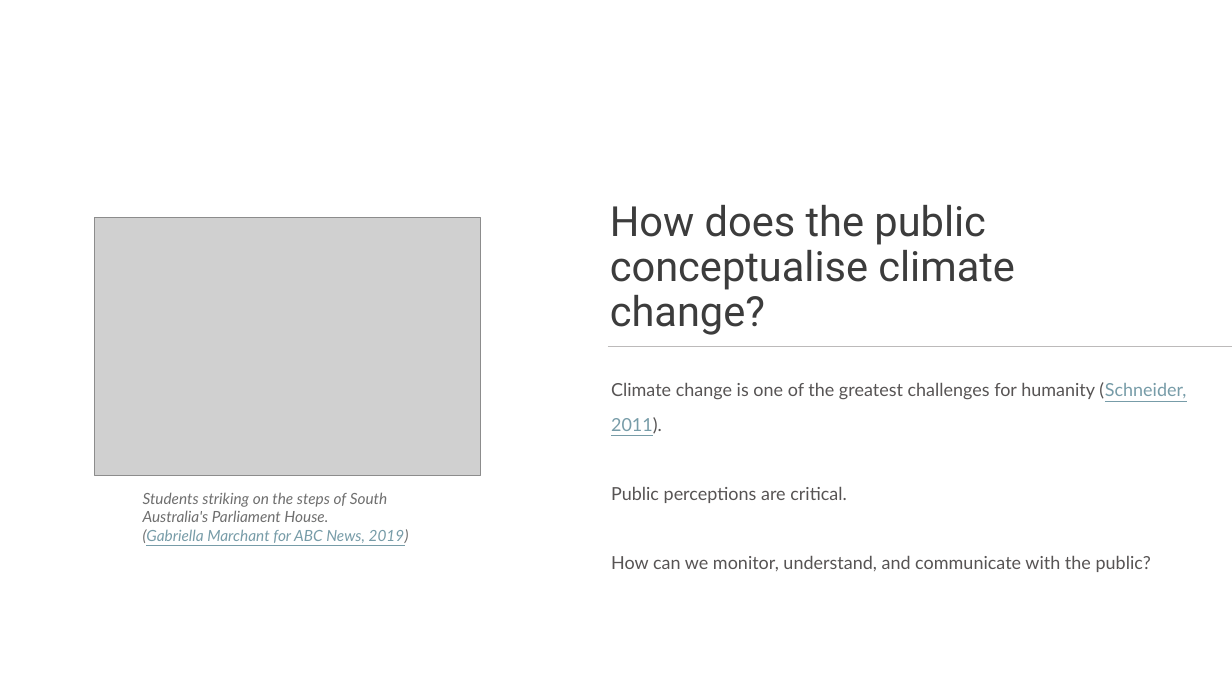
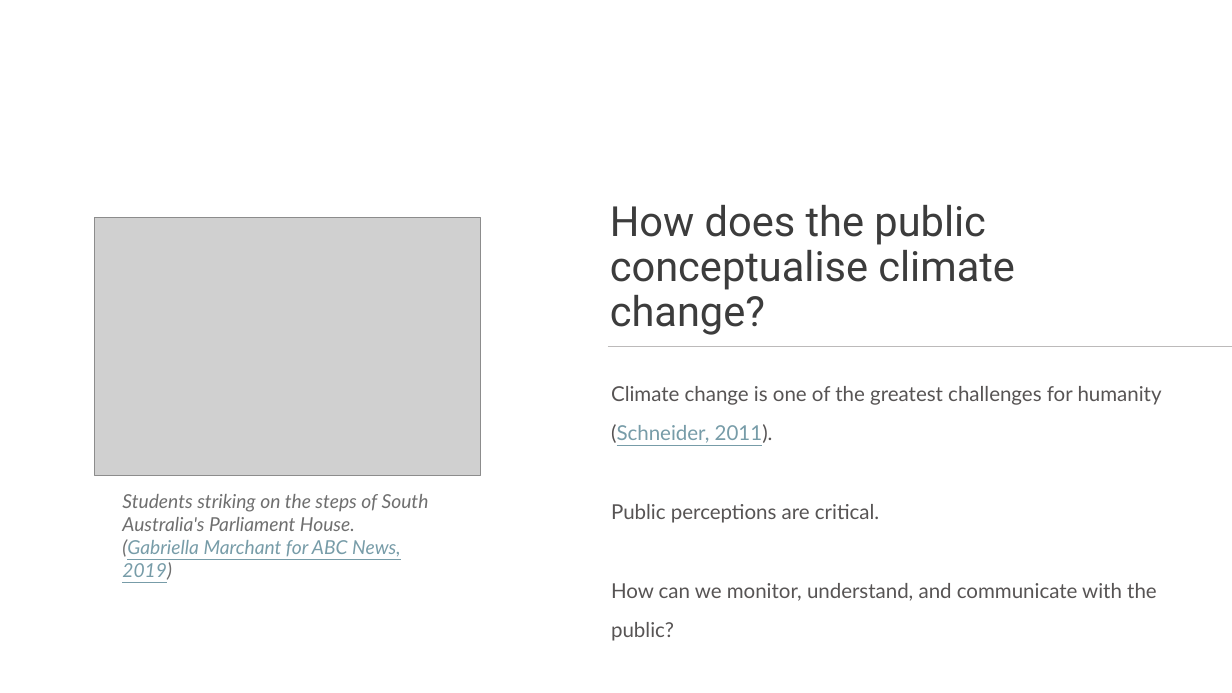
Before and after one commit to matt-lab/matt-lab.github.io, a slide deck: slide 3 of assets/presentations/data2019.pptx. Drawn at 1232x693 pixels with LibreOffice and Linux fonts; fonts in the diff are those of the drawing; grey boxes stand for pictures. Boxes give left, top, right and bottom in pixels: in the first picture for what was removed or moved away, otherwise in the second. Text is boxed around its words. In the diff, an @@ line names an element or a change of style, - is before the commit and + after.

```diff
--- a/assets/presentations/data2019.pptx
+++ b/assets/presentations/data2019.pptx
@@ text "Climate change is one of ..." at [611, 386, 1162, 641]: size 14 to 16 pt @@
@@ text "Students striking on the steps ...": place and size @@
-text "Students striking on the steps ..." at [143, 492, 409, 543]
+text "Students striking on the steps ..." at [122, 494, 429, 580]
@@ text "Students striking on the steps ..." at [122, 494, 429, 580]: size 12 to 15 pt @@
```
Also in this commit, not shown: 19 other slides changed, 1 slide added, 1 slide removed, 3 other files.
